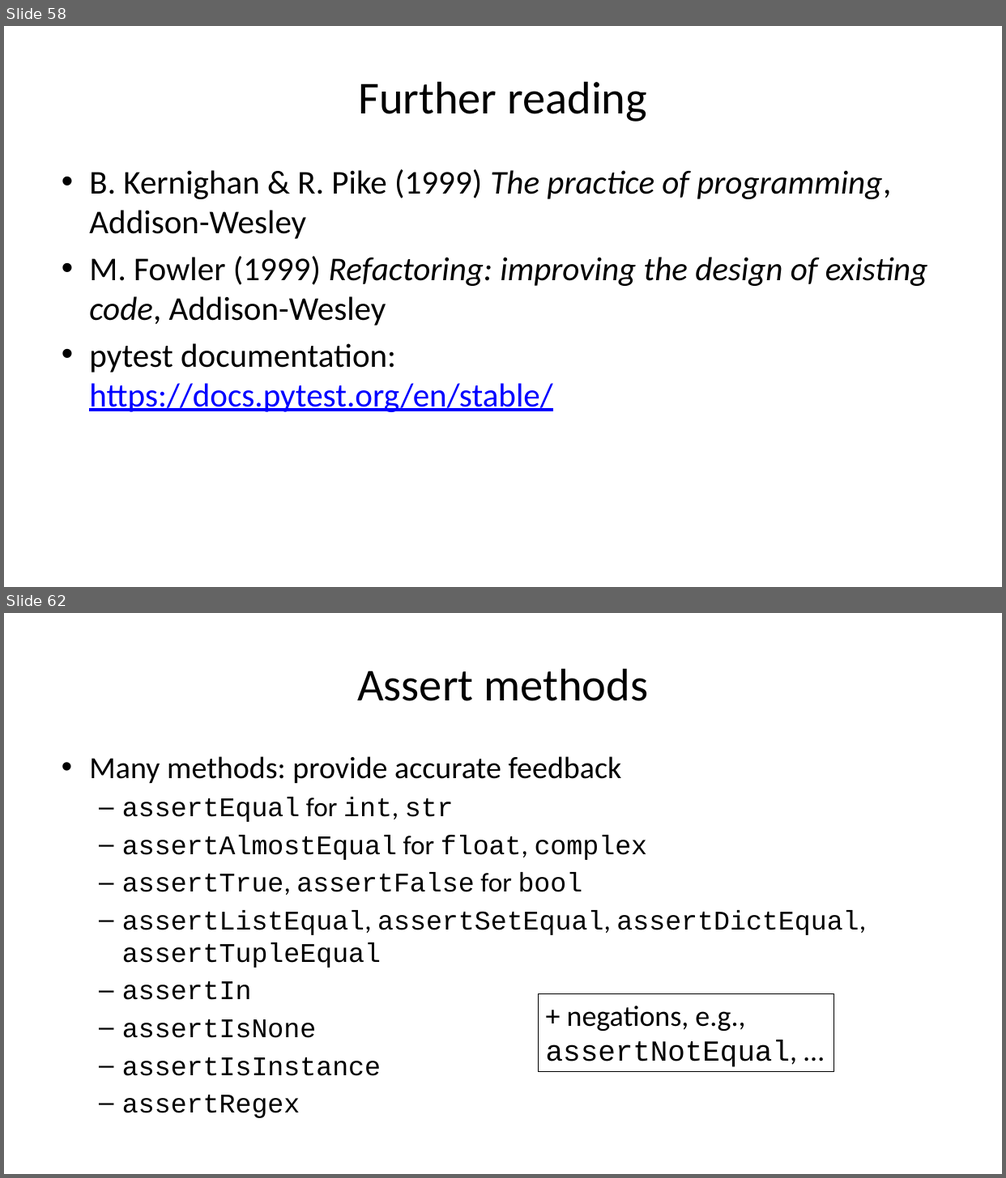
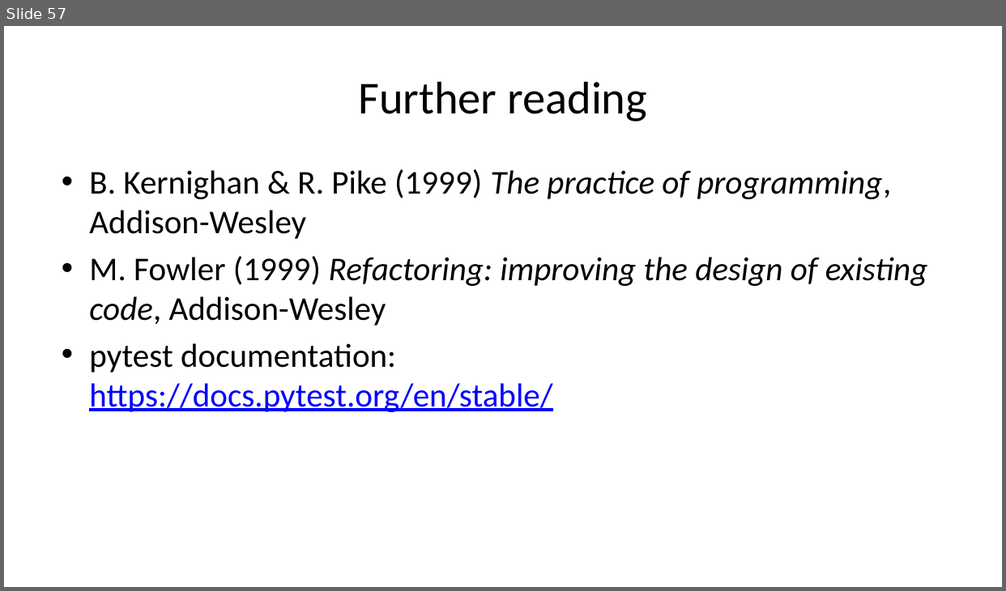
Before and after one commit to gjbex/Python-software-engineering, a slide deck: python_software_engineering.pptx. Shown one above the other, each under a label of ours: slides 58 and 62 before the commit, slide 57 after it; the slides between them are not shown. The pictures are 1006x1178 and 1006x591 pixels, drawn with LibreOffice and Linux fonts; fonts in the diff are those of the drawing. Boxes give left, top, right and bottom in pixels: in the first picture for what was removed or moved away, otherwise in the second. Text is boxed around its words. In the diff, an @@ line names an element or a change of style, - is before the commit and + after.

```diff
--- a/python_software_engineering.pptx
+++ b/python_software_engineering.pptx
@@ slide 62 removed at box(4, 613, 1002, 1174), background #FFFFFF @@
@@ title removed at box(357, 668, 648, 701) @@
-Assert methods
@@ text removed at box(89, 756, 866, 1118) @@
-• Many methods: provide accurate feedback
-  – assertEqual for int, str
-  – assertAlmostEqual for float, complex
-  – assertTrue, assertFalse for bool
-  – assertListEqual, assertSetEqual, assertDictEqual, assertTupleEqual
-  – assertIn
-  – assertIsNone
-  – assertIsInstance
-  – assertRegex
@@ rectangle removed at box(539, 994, 834, 1072) @@
-+ negations, e.g.,
-assertNotEqual, …
@@ what was slide 58 is now slide 57 @@
```
Also in this commit, not shown: 1 slide changed, 16 other slides removed.
